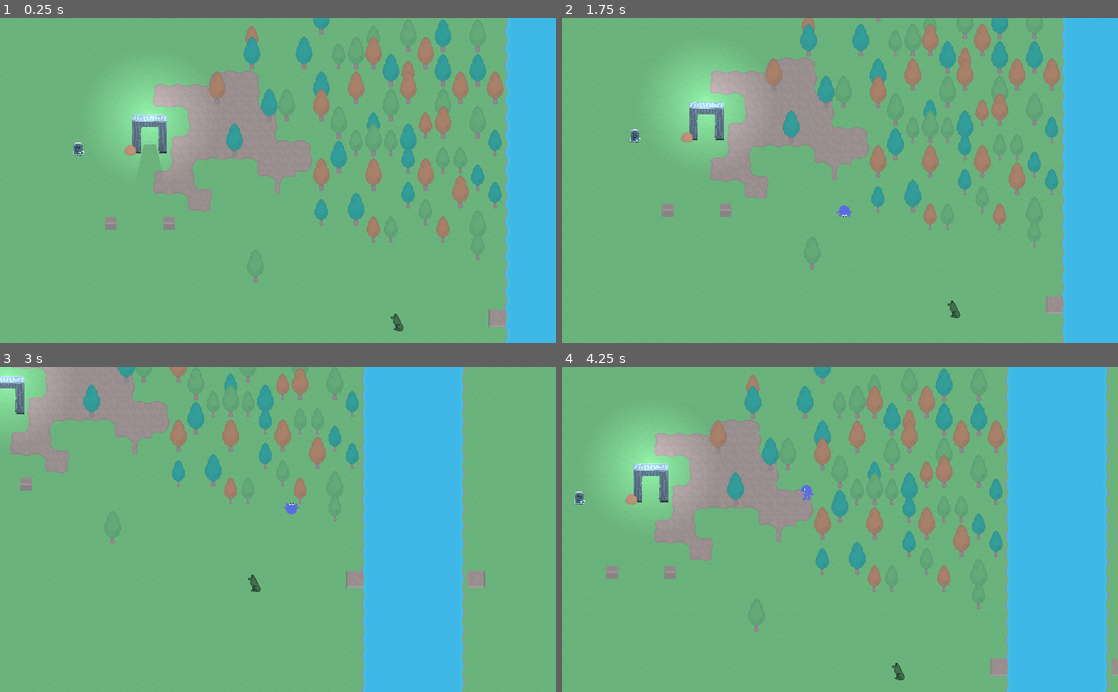
Above: before the commit, frames 1-4 (two rows, left to right).
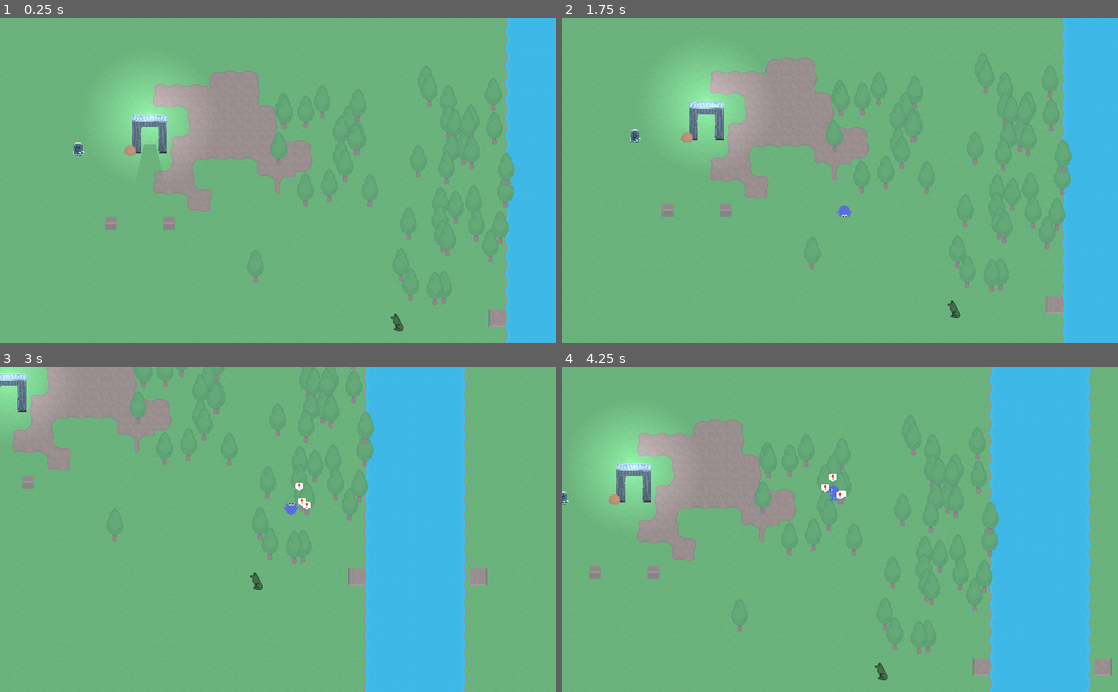
Above: after the commit, the same moments.

Repository: bagedevimo/pxljam19
Game: Godot game, scene res://Game.tscn
The game is run twice, just before and just after one commit, with the same random seed, the same clock (stepped at 60 frames per second) and the same inputs.
Inputs:
- Up to frame 1 (0.25 s): no input
- Up to frame 2 (1.75 s): tap Enter at 0.5 s; hold Right (ui_right) 0.53-1.28 s; tap Space (ui_select) at 0.6, 0.77, 1.07, 1.35, 1.52 s; hold Down (ui_down) from 1.28 s (still down)
- Up to frame 3 (3 s): tap Space (ui_select) at 1.82, 2.1, 2.85 s; release Down (ui_down) at 2.03 s; hold Right (ui_right) 2.03-2.78 s; hold Up (ui_up) from 2.78 s (still down)
- Up to frame 4 (4.25 s): tap Space (ui_select) at 3.02, 3.32, 3.6, 3.77, 4.07 s; release Up (ui_up) at 3.53 s; hold Left (ui_left) from 3.53 s (still down)

The runs differ from the first frame. In frame 1, 7.3% of the frame differs, in the area x 37-93%, y 0-89%; in frame 2, 7.1%; in frame 3, 6.4%; in frame 4, 18%, in the area x 0-100%, y 0-100%.

Commit message:
Generate forest with rng

Diff:
--- /dev/null
+++ b/ForestGenerator.gd
@@ -0,0 +1,20 @@
+extends Area2D
+
+export (int) var number_of_trees = 10
+
+var treeObj = preload("res://Tree.tscn")
+
+func _ready():
+	EventBus.register_listener(self, EventBus.ON_BIRTH)
+	handle_on_birth(null)
+
+func handle_on_birth(args):
+	print("Generating ", number_of_trees, " trees")
+	randomize()
+	for i in (number_of_trees - $YSort.get_child_count()):
+		var rand_x = randi() % int($Area.shape.radius)
+		var rand_y = randi() % int($Area.shape.radius)
+
+		var tree = treeObj.instance()
+		tree.position = Vector2(rand_x, rand_y)
+		$YSort.add_child(tree)
--- /dev/null
+++ b/ForestGenerator.tscn
@@ -0,0 +1,14 @@
+[gd_scene load_steps=3 format=2]
+
+[ext_resource path="res://ForestGenerator.gd" type="Script" id=1]
+
+[sub_resource type="CircleShape2D" id=1]
+radius = 204.913
+
+[node name="ForestGenerator" type="Area2D"]
+script = ExtResource( 1 )
+
+[node name="Area" type="CollisionShape2D" parent="."]
+shape = SubResource( 1 )
+
+[node name="YSort" type="YSort" parent="."]
--- a/Game.tscn
+++ b/Game.tscn
@@ -1,12 +1,13 @@
-[gd_scene load_steps=8 format=2]
+[gd_scene load_steps=9 format=2]
 
 [ext_resource path="res://tileset.tres" type="TileSet" id=1]
 [ext_resource path="res://Player.tscn" type="PackedScene" id=2]
-[ext_resource path="res://Barrell.tscn" type="PackedScene" id=3]
-[ext_resource path="res://Tree.tscn" type="PackedScene" id=4]
-[ext_resource path="res://Gate.tscn" type="PackedScene" id=5]
-[ext_resource path="res://Wolf.tscn" type="PackedScene" id=6]
-[ext_resource path="res://Bridge.tscn" type="PackedScene" id=7]
+[ext_resource path="res://ForestGenerator.tscn" type="PackedScene" id=3]
+[ext_resource path="res://Barrell.tscn" type="PackedScene" id=4]
+[ext_resource path="res://Tree.tscn" type="PackedScene" id=5]
+[ext_resource path="res://Gate.tscn" type="PackedScene" id=6]
+[ext_resource path="res://Wolf.tscn" type="PackedScene" id=7]
+[ext_resource path="res://Bridge.tscn" type="PackedScene" id=8]
 
 [node name="Game" type="Node2D"]
 __meta__ = {
@@ -29,7 +30,7 @@
 cell_quadrant_size = 32
 cell_y_sort = true
 format = 1
-tile_data = PoolIntArray( -65518, 6, 4, 14, 6, 3, 21, 6, 1, 23, 6, 0, 25, 6, 4, 27, 6, 0, 65550, 6, 4, 65553, 6, 4, 65555, 6, 1, 65556, 6, 0, 65557, 6, 2, 65560, 6, 2, 131094, 6, 4, 131095, 6, 3, 131097, 6, 4, 131099, 6, 4, 196620, 6, 2, 196626, 6, 4, 196628, 6, 2, 196631, 6, 2, 196634, 6, 2, 196636, 6, 2, 262159, 6, 4, 262160, 6, 0, 262162, 6, 2, 262166, 6, 0, 262169, 6, 0, 327699, 6, 0, 327701, 6, 5, 327704, 6, 3, 327705, 6, 2, 327707, 6, 0, 393229, 6, 4, 393236, 6, 1, 393237, 6, 0, 393238, 6, 1, 393239, 6, 4, 393244, 6, 5, 458756, 9, 0, 458759, 5, 2, 458771, 6, 4, 458775, 6, 5, 458777, 6, 1, 458778, 6, 1, 524306, 6, 2, 524309, 6, 2, 524312, 6, 2, 524315, 6, 5, 589847, 6, 5, 589850, 6, 2, 589852, 6, 5, 655378, 6, 5, 655380, 6, 4, 655384, 6, 1, 720917, 6, 3, 720918, 6, 1, 720921, 6, 3, 720923, 6, 0, 786459, 6, 1, 1441846, 8, 0 )
+tile_data = PoolIntArray( 458756, 9, 0, 458759, 5, 2, 1441846, 8, 0 )
 
 [node name="StartingPosition" type="Node2D" parent="Obstacles"]
 position = Vector2( 275.292, 230.387 )
@@ -51,22 +52,34 @@
 drag_margin_right = 0.0
 drag_margin_bottom = 0.0
 
-[node name="Barrell1" parent="." instance=ExtResource( 3 )]
+[node name="ForestGenerator" parent="." instance=ExtResource( 3 )]
+position = Vector2( 508.446, 183.186 )
+number_of_trees = 15
+
+[node name="ForestGenerator2" parent="." instance=ExtResource( 3 )]
+position = Vector2( 733.347, 340.375 )
+number_of_trees = 15
+
+[node name="ForestGenerator3" parent="." instance=ExtResource( 3 )]
+position = Vector2( 729.72, 107.009 )
+number_of_trees = 15
+
+[node name="Barrell1" parent="." instance=ExtResource( 4 )]
 position = Vector2( 204.363, 374.417 )
 
-[node name="Barrell2" parent="." instance=ExtResource( 3 )]
+[node name="Barrell2" parent="." instance=ExtResource( 4 )]
 position = Vector2( 311.422, 374.417 )
 
-[node name="Tree" parent="." instance=ExtResource( 4 )]
+[node name="TutorialTree" parent="." instance=ExtResource( 5 )]
 position = Vector2( 470.694, 487.109 )
 z_index = 10
 
-[node name="Gate" parent="." instance=ExtResource( 5 )]
+[node name="Gate" parent="." instance=ExtResource( 6 )]
 position = Vector2( 275.616, 201.663 )
 z_index = 10
 
-[node name="Wolf" parent="." instance=ExtResource( 6 )]
+[node name="Wolf" parent="." instance=ExtResource( 7 )]
 position = Vector2( 731.925, 561.661 )
 
-[node name="Bridge" parent="." instance=ExtResource( 7 )]
+[node name="Bridge" parent="." instance=ExtResource( 8 )]
 position = Vector2( 1028.29, 554.37 )
--- a/Logs.tscn
+++ b/Logs.tscn
@@ -15,7 +15,7 @@
 region_enabled = true
 region_rect = Rect2( 230.031, 367.48, 24, 16 )
 
-[node name="Area2D" parent="." instance=ExtResource( 3 )]
+[node name="Interactable" parent="." instance=ExtResource( 3 )]
 
-[node name="CollisionShape2D" type="CollisionShape2D" parent="Area2D"]
+[node name="CollisionShape2D" type="CollisionShape2D" parent="Interactable"]
 shape = SubResource( 1 )
--- a/Tree.gd
+++ b/Tree.gd
@@ -21,6 +21,6 @@
 
 	if self.interacts >= self.requiredInteracts:
 		var logs = load("res://Logs.tscn").instance()
-		logs.position = self.position
+		logs.position = global_position
 		get_tree().get_root().add_child(logs)
 		self.queue_free()
